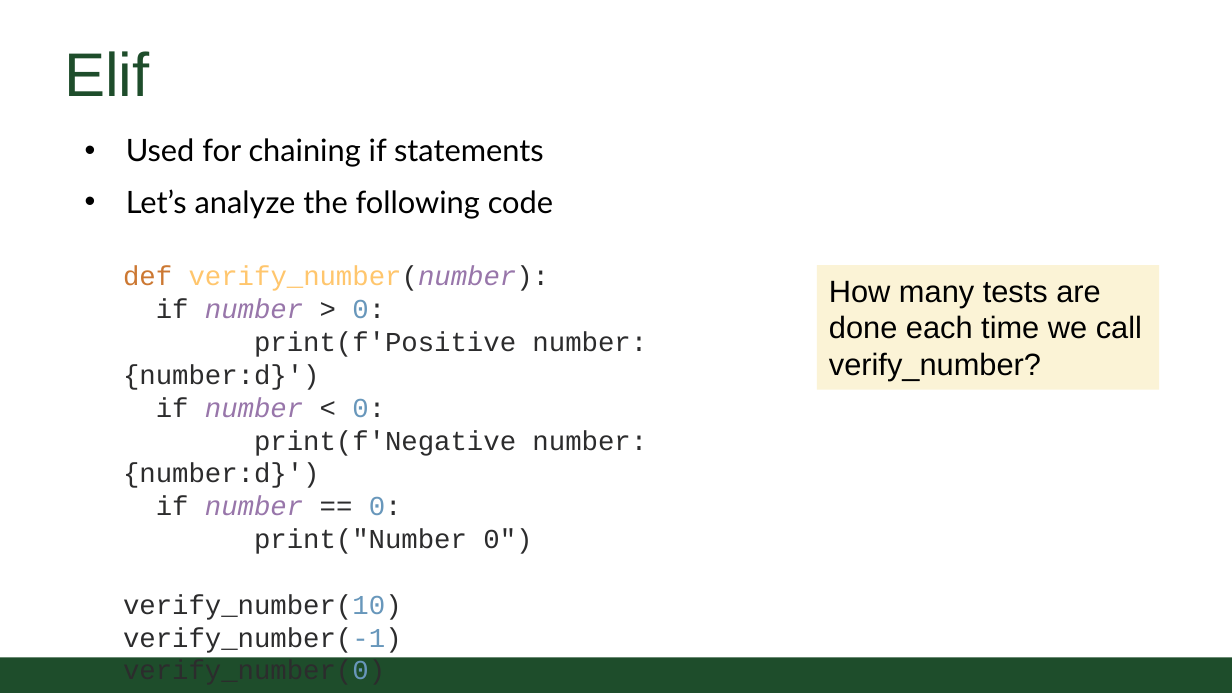
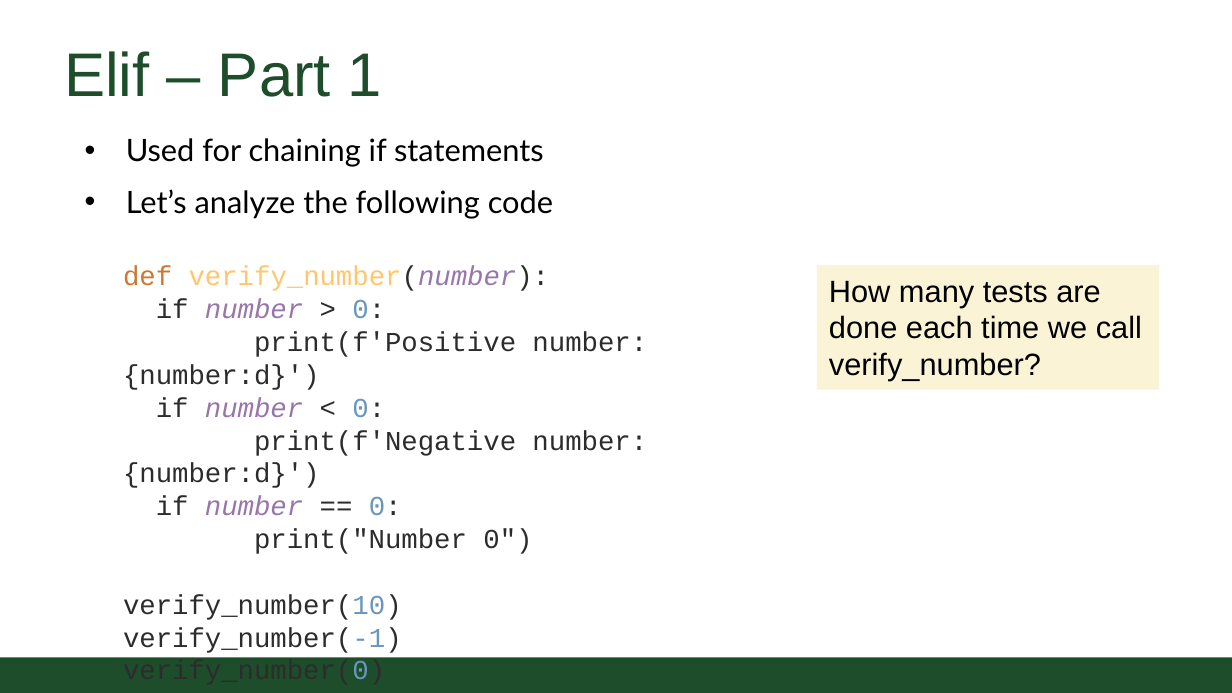
Before and after one commit to CSU-CS152/Handouts, a slide deck: slide 8 of 02_02ConditionalsCS152.pptx (slide 7 before the commit). Drawn at 1232x693 pixels with LibreOffice and Linux fonts; fonts in the diff are those of the drawing; background and template pictures are left out. Boxes give left, top, right and bottom in pixels: in the first picture for what was removed or moved away, otherwise in the second. Text is boxed around its words. In the diff, an @@ line names an element or a change of style, - is before the commit and + after.

```diff
--- a/02_02ConditionalsCS152.pptx
+++ b/02_02ConditionalsCS152.pptx
@@ title at (64,51,382,97): text changed @@
-Elif
+Elif – Part 1
```
Also in this commit, not shown: 6 other slides changed, 1 slide added, 5 other files.
